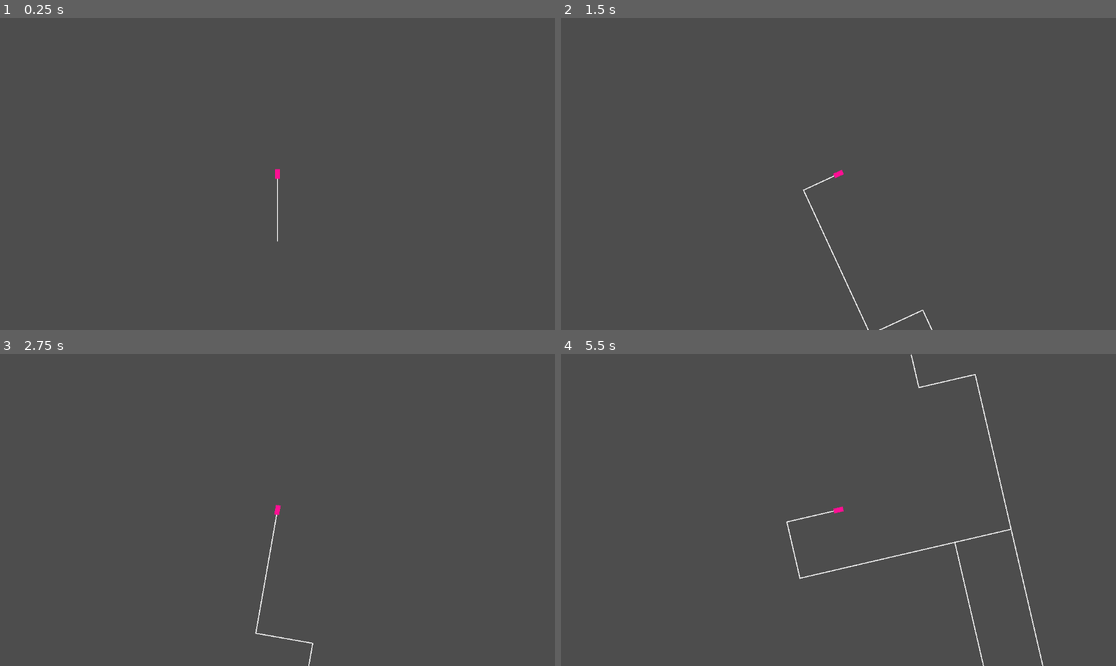
Above: before the commit, frames 1-4 (two rows, left to right).
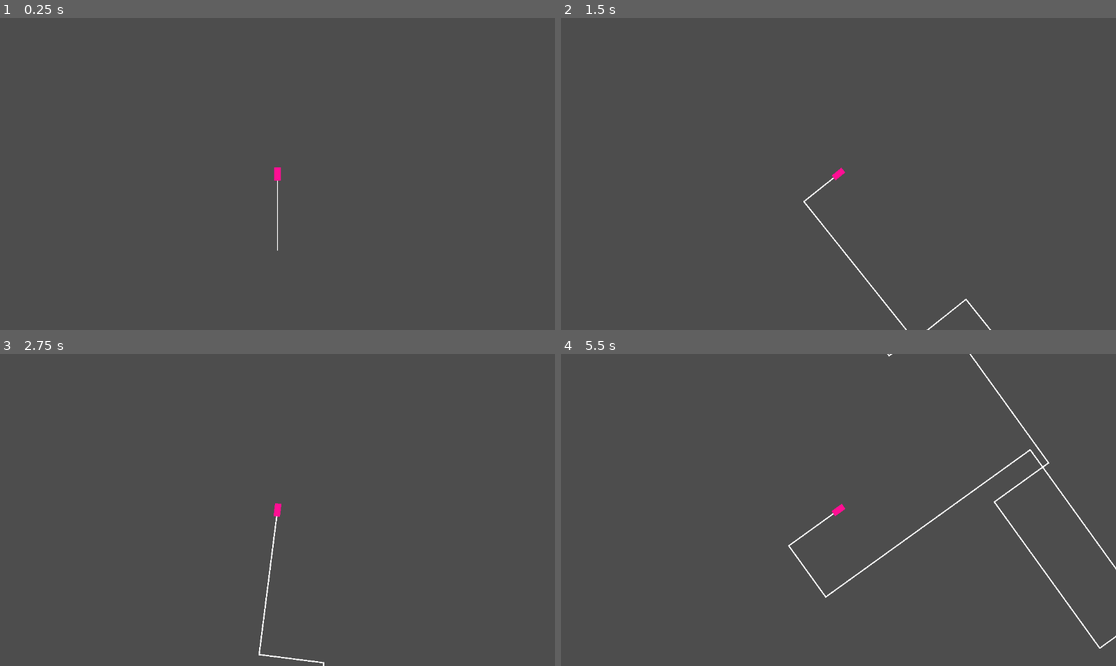
Above: after the commit, the same moments.

Repository: MaxMorfiX/GDTron
Game: Godot game, scene res://map.tscn
The game is run twice, just before and just after one commit, with the same random seed, the same clock (stepped at 60 frames per second) and the same inputs.
Inputs:
- Up to frame 1 (0.25 s): no input
- Up to frame 2 (1.5 s): tap Enter at 0.5 s; tap Left (l4) at 0.6 s; tap K (r2) at 0.8, 1.35 s
- Up to frame 3 (2.75 s): tap Left (l4) at 1.55 s; tap S (l1) at 2.1 s; tap K (r2) at 2.3 s
- Up to frame 4 (5.5 s): tap D (l2) at 2.85 s; tap Left (l4) at 3.05, 4.35 s; tap F (l3) at 3.6 s; tap K (r2) at 3.8, 5.3 s; tap J (r1) at 5.1 s

The runs differ from the first frame. In frame 1, less than 0.1% of the frame differs, in the area x 49-51%, y 47-75%; in frame 2, 0.5%; in frame 3, 0.4%; in frame 4, 1.5%, in the area x 40-100%, y 0-100%.

Commit message:
added unconditional speedups if a cycle is near a wall + added zoomout effect to the camera at bigger speeds

Diff:
--- /dev/null
+++ b/camera.gd
@@ -0,0 +1,8 @@
+extends Camera2D
+
+@onready var cycle: Cycle = get_parent()
+
+func _process(delta: float) -> void:
+	var z: float = exp(cycle.base_speed/cycle.speed)*0.5
+
+	zoom = Vector2(z, z)
--- a/cycle/Trail/Wall/wall.gd
+++ b/cycle/Trail/Wall/wall.gd
@@ -4,7 +4,7 @@
 var collision_shape: CollisionShape2D
 var shape: RectangleShape2D
 
-static var WALL_WIDTH: float = 5
+static var WALL_WIDTH: float = 15
 
 var a: Vector2
 var b: Vector2
@@ -50,13 +50,16 @@
 	shape.size.y += extend_vector.length()
 	position += extend_vector/2
 
-
 func _on_body_entered(body: Node2D) -> void:
 	if body is not Cycle: return
 	body.on_wall_approached(self)
-
-
 func _on_body_exited(body: Node2D) -> void:
 	if body is not Cycle: return
 
 	body.on_wall_left(self)
+
+func is_parallel_to(ang: float) -> bool:
+	return true
+
+func get_perpendicular_dist(pos: Vector2) -> float:
+	return 0
--- a/cycle/cycle.gd
+++ b/cycle/cycle.gd
@@ -3,8 +3,11 @@
 
 @export var color: Color
 @export var trail_length: float = 3000
+@export var base_speed: float = 30000
+@export var max_speed: float = 100000
 
-var speed: float = 600
+var speed: float = 30000
+
 var min_timeout: float = 0.02
 var max_turn_buffer_length: int = 4
 var max_rubber: float = 10
@@ -17,7 +20,7 @@
 var trail_scene: PackedScene = preload('res://cycle/Trail/trail.tscn');
 var trail: Trail = trail_scene.instantiate()
 
-var nearby_walls: Array[Wall] = []
+var walls_nearby: Array[Wall] = []
 
 func _ready() -> void:
 	self_modulate = color
@@ -28,11 +31,28 @@
 
 	process_turns(delta)
 
-	velocity = Vector2(0, -1).rotated(rotation)*speed
-	move_and_slide()
+	handle_movement(delta)
 
 	trail.update(position, rotation)
 	#print("adding ", position, " to points")
+
+func handle_movement(delta: float) -> void:
+
+	speed += (base_speed-speed)*0.1
+
+	for wall in walls_nearby:
+		if wall == trail.last_wall: continue
+
+		var dist: float = wall.get_perpendicular_dist(position)
+
+		if wall.is_parallel_to(rotation):
+			speed *= 0.1*exp(dist) + 1
+
+	velocity = Vector2(0, -1).rotated(rotation)*speed*delta
+
+	print(speed)
+
+	move_and_slide()
 
 func process_turns(delta: float) -> void:
 
@@ -59,8 +79,8 @@
 		timeout = 0
 
 func on_wall_approached(wall: Wall) -> void:
-	nearby_walls.push_back(wall)
+	walls_nearby.push_back(wall)
 
 func on_wall_left(wall: Wall) -> void:
-	var i := nearby_walls.find(wall)
-	nearby_walls.remove_at(i)
+	var i := walls_nearby.find(wall)
+	walls_nearby.remove_at(i)
--- a/map.tscn
+++ b/map.tscn
@@ -1,6 +1,7 @@
 [gd_scene format=3 uid="uid://d0lyeeup30oc2"]
 
 [ext_resource type="PackedScene" uid="uid://bdnqqby4omdsf" path="res://cycle/cycle.tscn" id="1_c7s6e"]
+[ext_resource type="Script" uid="uid://cekir7mchbaq8" path="res://camera.gd" id="2_wijl4"]
 
 [node name="map" type="Node2D" unique_id=860582164]
 
@@ -11,6 +12,7 @@
 limit_enabled = false
 rotation_smoothing_enabled = true
 rotation_smoothing_speed = 1.5
+script = ExtResource("2_wijl4")
 
 [node name="Trails" type="Node2D" parent="." unique_id=221631566]
 unique_name_in_owner = true
Not shown, added: camera.gd.uid
